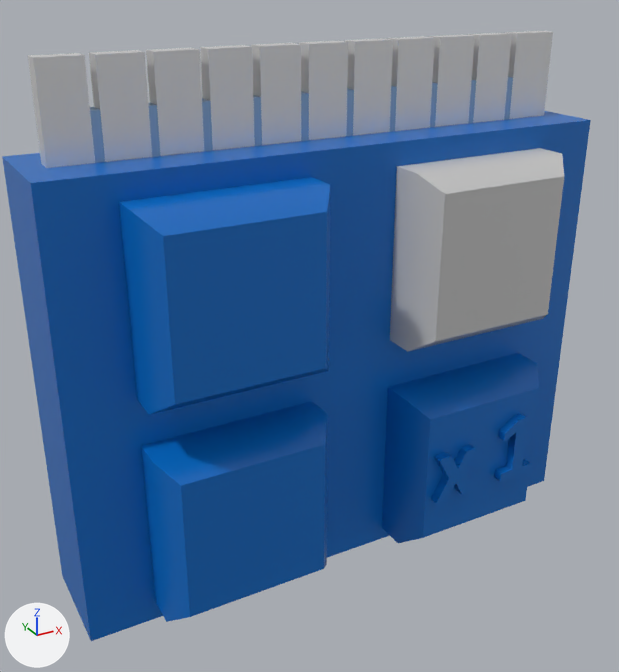
Two versions of the FBX model Content/Assets/Ram_x1_M.fbx, one commit apart.
Before and after are seen from a 50 mm camera at (-1.85, -3.21, 1.69) aimed at (-0.14, -0.1, 0.14). Lighting does not change. The marker at lower left points along +X, +Y and +Z. The older version comes first. Where no turn or scale is listed for an object, it has been applied to the vertices. Vertices at exactly the same position are counted once.

The first picture shows 'RAMx1'.
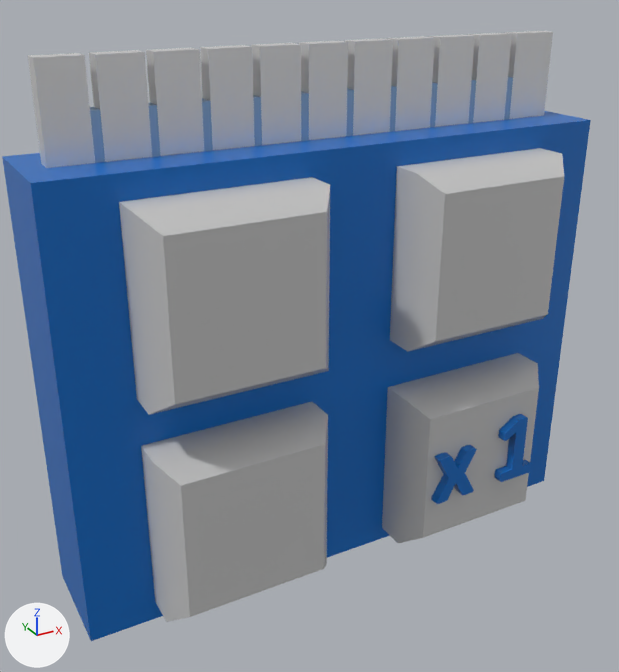
Changed parts and their boxes (x1, y1, x2, y2) in the pictures (619 x 672 px):
```json
{"part": 1, "of": "me_cube", "change": "recoloured", "before": [120, 177, 539, 617], "after": [120, 177, 539, 617], "on screen": "blue to light grey"}
{"part": 2, "of": "me_cube", "change": "recoloured", "before": [141, 446, 190, 622], "after": [141, 446, 190, 622], "on screen": "blue to light grey"}
{"part": 3, "of": "me_cube", "change": "recoloured", "before": [119, 202, 175, 415], "after": [119, 202, 175, 415], "on screen": "blue to light grey"}
```

Edits to the scene script, one JSON object a line:
```json
{"block": "me_cube", "where": "me_cube.from_pydata(...)  # 1794 vertices, 2537 faces; spans x -1.29..1.29, y -0.53..0.24, z -1.0..1.38"}
{"block": "me_cube", "where": "# used by ob_ramx1; location = (0.0, 0.0, 0.0)"}
{"block": "me_cube", "change": "me_cube part 1: 24 of the faces centred in x -0.6..0.6, y -0.49..-0.24, z -0.94..0.9 switch from mat_chilly_blue (blue #006cc5) to mat_data_block (light grey #c9c9c9)"}
{"block": "me_cube", "change": "me_cube part 2: 2 of the faces centred in x -1.0..-0.96, y -0.44..-0.32, z -0.51 switch from mat_chilly_blue (blue #006cc5) to mat_data_block (light grey #c9c9c9)"}
{"block": "me_cube", "change": "me_cube part 3: 2 of the faces centred in x -1.0..-0.96, y -0.44..-0.32, z 0.5 switch from mat_chilly_blue (blue #006cc5) to mat_data_block (light grey #c9c9c9)"}
```
